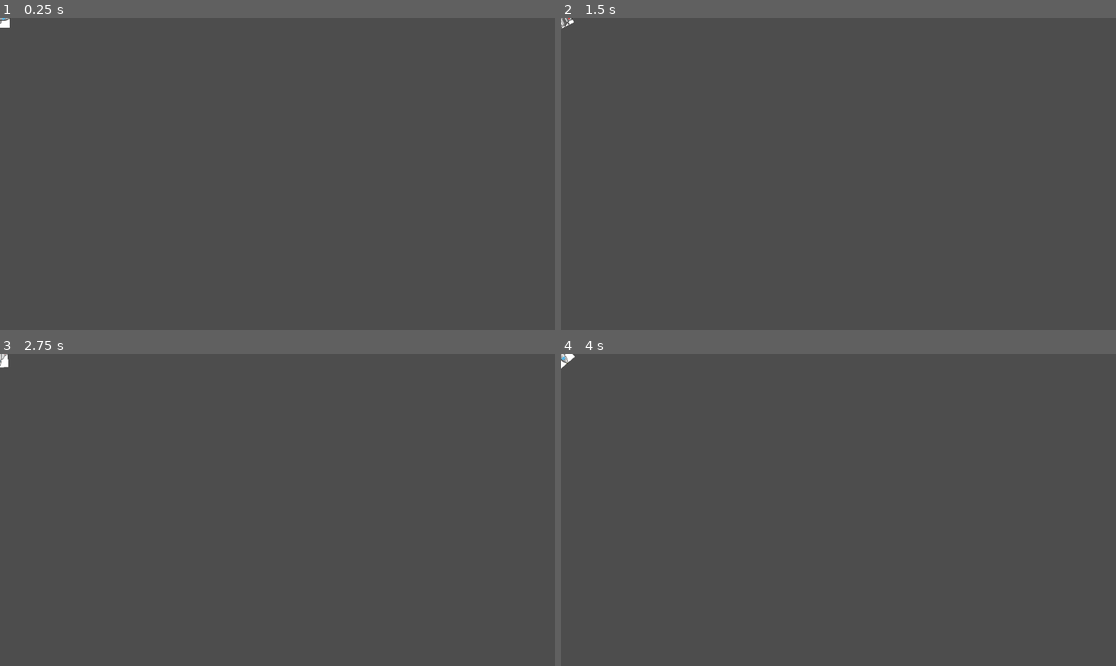
Above: before the commit, frames 1-4 (two rows, left to right).
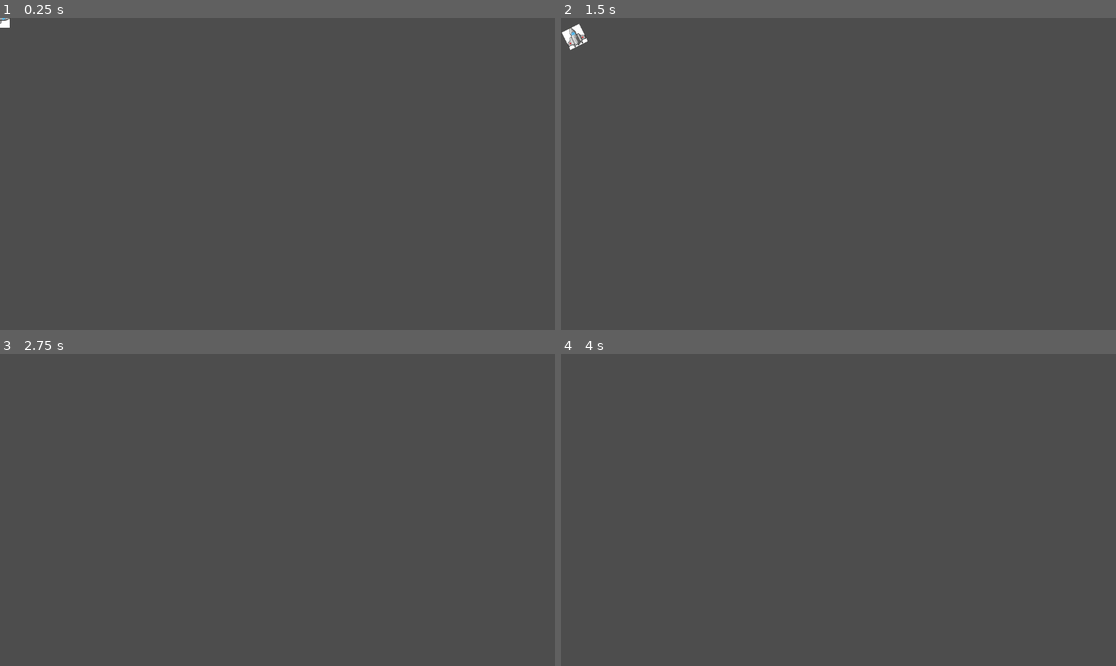
Above: after the commit, the same moments.

Repository: GreatSandwiches/Orbital-Obliteration
Game: Godot game, scene res://player1.tscn
Same seed, same stepped clock (60 frames per second), same inputs: the game is played once before the commit and once after it.
Inputs:
- Up to frame 1 (0.25 s): no input
- Up to frame 2 (1.5 s): tap Enter at 0.5 s; hold Right (ui_right) 0.53-1.28 s; hold Down (ui_down) from 1.28 s (still down)
- Up to frame 3 (2.75 s): release Down (ui_down) at 2.03 s; hold Right (ui_right) from 2.03 s (still down)
- Up to frame 4 (4 s): release Right (ui_right) at 2.78 s; hold Up (ui_up) 2.78-3.53 s; tap Space at 3.5 s; hold Left (ui_left) from 3.53 s (still down)

The runs differ from the first frame. In frame 2, 0.3% of the frame differs, in the area x 0-5%, y 0-11%; in frame 3, less than 0.1%; in frame 4, less than 0.1%.

Commit message:
ship velocity adjustment

Diff:
--- a/player1.gd
+++ b/player1.gd
@@ -1,7 +1,7 @@
 extends CharacterBody2D
 
 var speed = 10000
-var acceleration = 2
+var acceleration = 1
 var shipvelocity = 0
 var friction = 0
 var target_rotation = 0
@@ -13,9 +13,10 @@
 # Called every frame. 'delta' is the elapsed time since the previous frame.
 func _process(delta):
 	#friction calculation based off velocity
-	friction = pow(1.2, (shipvelocity - 8))
+	friction = pow(1.2, (shipvelocity - 8)) - pow(1.2, -8)
+	shipvelocity -= friction
 	#moves ship forward constantly based off shipvelocity
-	velocity = transform.x * 10 * ((shipvelocity * delta)-(friction * delta))
+	velocity = transform.x * 3000 * shipvelocity * delta
 	# Movement input
 	if Input.is_action_pressed("ui_up"):
 		shipvelocity += acceleration
